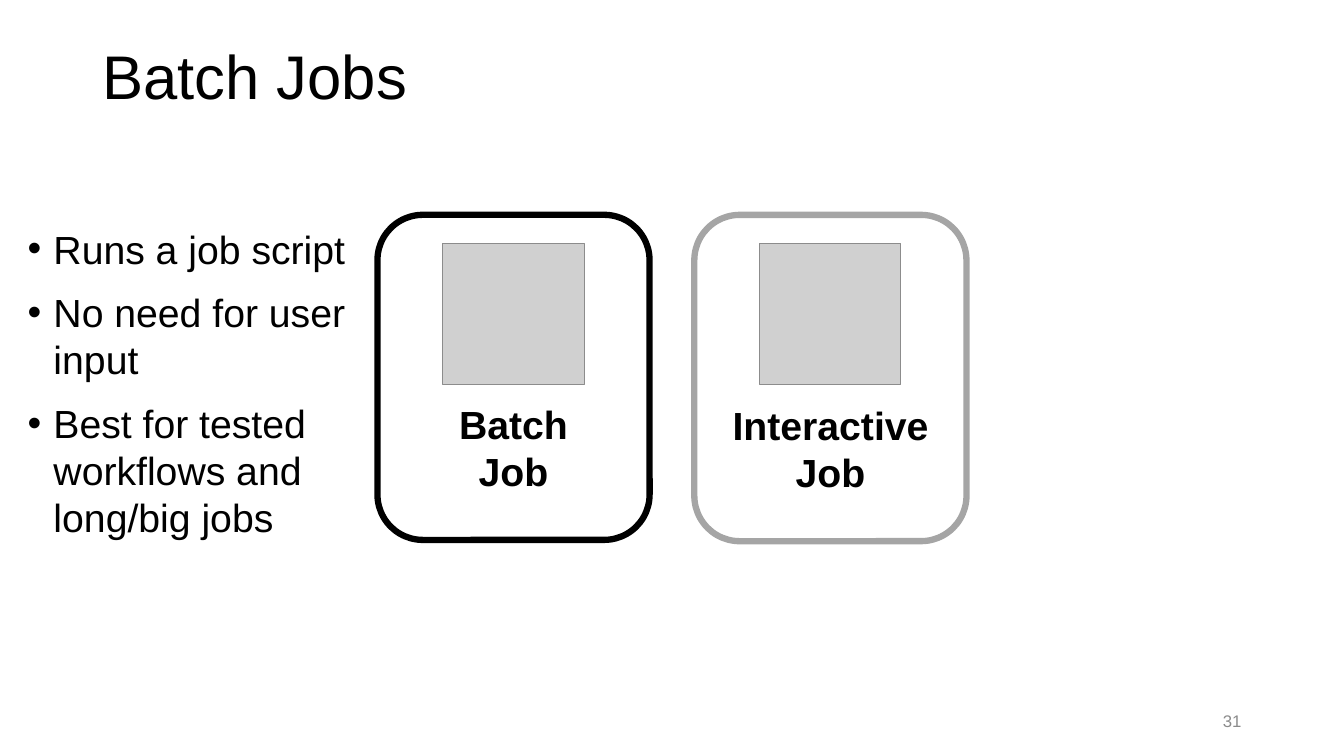
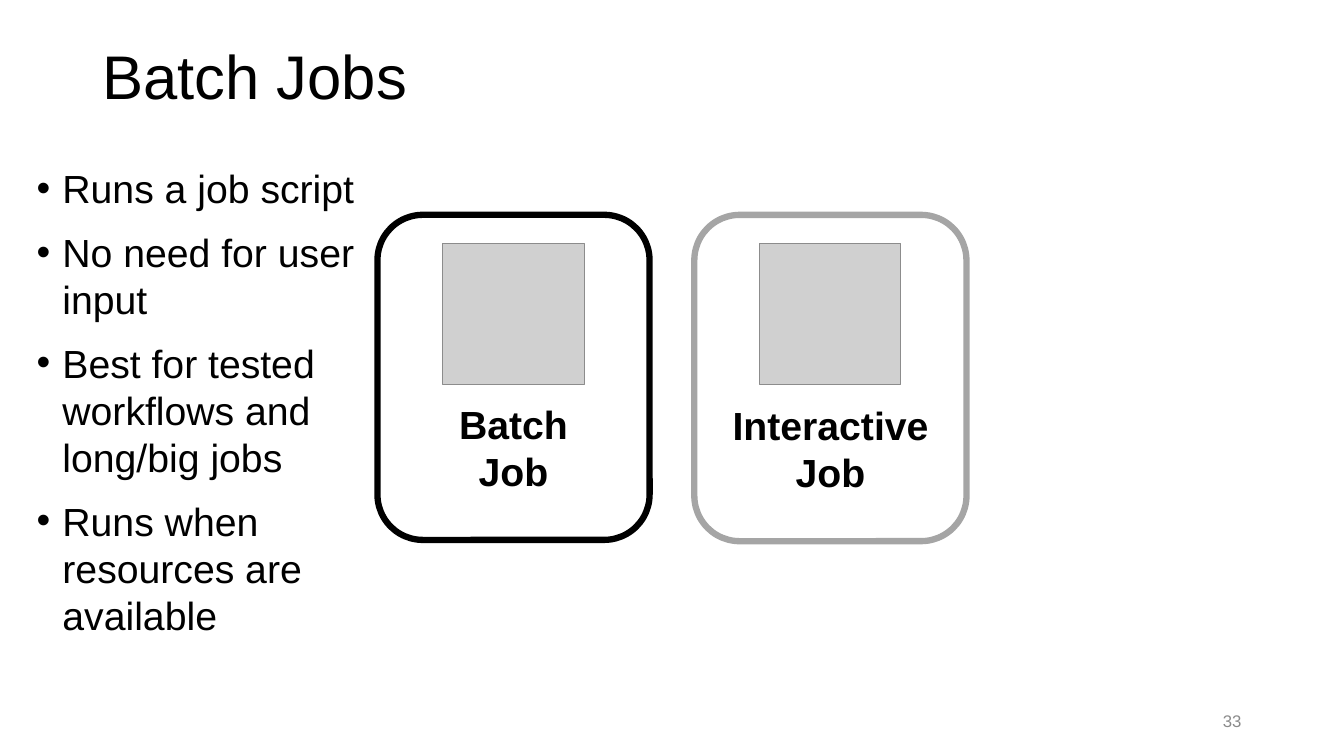
Before and after one commit to ResearchComputing/Getting_Started_With_Research_Computing, a slide deck: slide 33 of Command_Line_And_Job_Scheduling.pptx (slide 31 before the commit). Drawn at 1344x756 pixels with LibreOffice and Linux fonts; fonts in the diff are those of the drawing; grey boxes stand for pictures; background and template pictures are left out. Boxes give left, top, right and bottom in pixels: in the first picture for what was removed or moved away, otherwise in the second. Text is boxed around its words. In the diff, an @@ line names an element or a change of style, - is before the commit and + after.

```diff
--- a/Command_Line_And_Job_Scheduling.pptx
+++ b/Command_Line_And_Job_Scheduling.pptx
@@ text "Runs a job script": place and size @@
-text "Runs a job script" at <box>53,235,346,540</box>
+text "Runs a job script" at <box>62,174,355,631</box>
@@ text at <box>62,507,302,631</box>: paragraph added @@
+• Runs when resources are available
@@ page number at <box>1223,715,1242,727</box>: text changed @@
-31
+33
```
Also in this commit, not shown: 17 other slides changed, 2 slides added, 1 other file.
